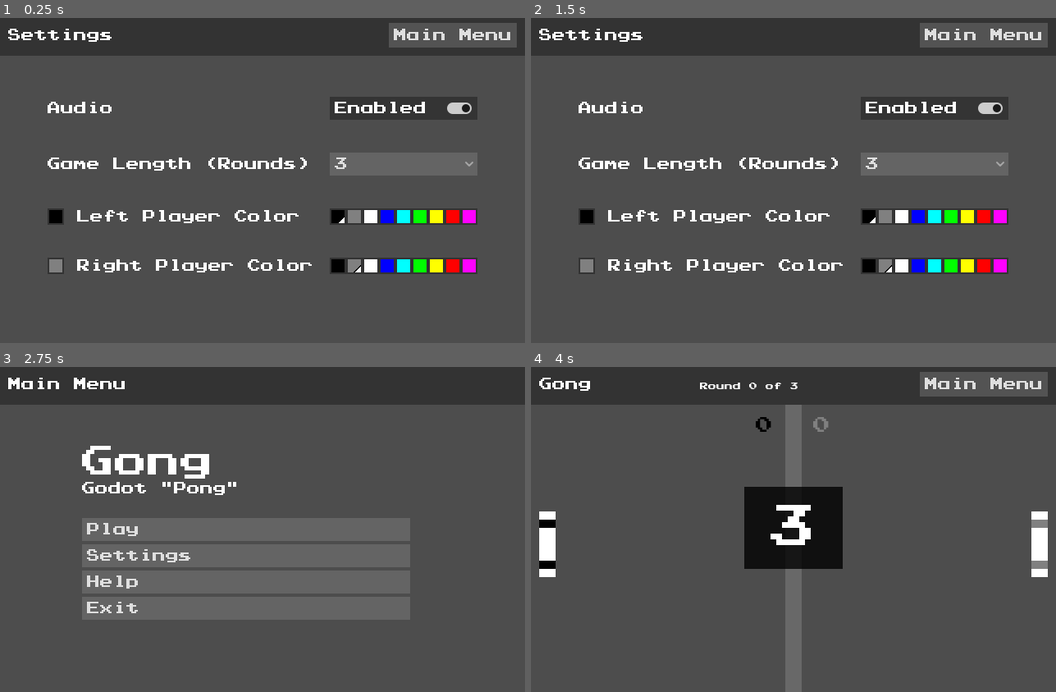
Above: before the commit, frames 1-4 (two rows, left to right).
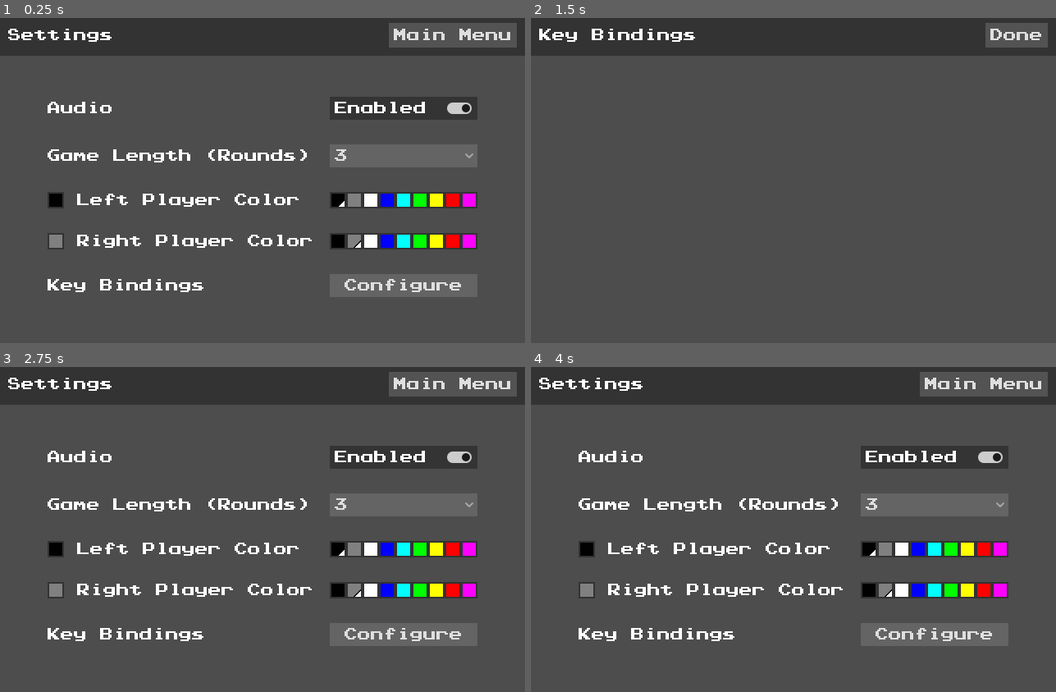
Above: after the commit, the same moments.

Repository: omniuni/Godot_Pong_Gong
Game: Godot game, scene res://Scenes/screen_settings.tscn
The game is run twice, just before and just after one commit, with the same random seed, the same clock (stepped at 60 frames per second) and the same inputs. This scene is started directly instead of the project's main scene.
Inputs (mouse positions are in pixels of both pictures, inside the frame that each line leads up to):
- Up to frame 1 (0.25 s): no input
- Up to frame 2 (1.5 s): click (867, 216) at 0.52 s; click (935, 284) at 1.25 s, where only the run after the commit has a clickable "Configure"
- Up to frame 3 (2.75 s): click (483, 383) at 2 s, where only the run after the commit has a clickable "Done"
- Up to frame 4 (4 s): click (777, 529) at 2.75 s, where only the run before the commit has a clickable "Play"; click (877, 383) at 3.5 s, where only the run before the commit has a clickable "+Ball"

The runs differ from the first frame. In frame 1, 10% of the frame differs, in the area x 9-91%, y 40-85%; in frame 2, 8.5%; in frame 3, 12%; in frame 4, 16%, in the area x 1-99%, y 3-100%.

Commit message:
add key bindings screen

Diff:
--- /dev/null
+++ b/Scenes/screen_bindings.tscn
@@ -0,0 +1,21 @@
+[gd_scene load_steps=3 format=3 uid="uid://bn4l27ughu31f"]
+
+[ext_resource type="Script" uid="uid://c2ptecjbn0atj" path="res://Scripts/screen_bindings.gd" id="1_u01nx"]
+[ext_resource type="PackedScene" uid="uid://bmt4wtrc1jkls" path="res://Scenes/ui_bar_top.tscn" id="2_a8bjm"]
+
+[node name="ScreenBindings" type="Control"]
+layout_mode = 3
+anchors_preset = 15
+anchor_right = 1.0
+anchor_bottom = 1.0
+grow_horizontal = 2
+grow_vertical = 2
+script = ExtResource("1_u01nx")
+
+[node name="BarTop" parent="." instance=ExtResource("2_a8bjm")]
+layout_mode = 1
+Title = "Key Bindings"
+Show_Menu_Button = false
+Action_Two = "Done"
+
+[connection signal="On_Secondary_Action" from="BarTop" to="." method="_on_bar_top_on_secondary_action"]
--- a/Scenes/screen_settings.tscn
+++ b/Scenes/screen_settings.tscn
@@ -33,7 +33,7 @@
 layout_mode = 2
 size_flags_horizontal = 0
 theme_override_constants/h_separation = 20
-theme_override_constants/v_separation = 40
+theme_override_constants/v_separation = 30
 columns = 2
 
 [node name="AudioLabel" type="Label" parent="CenterContainer/GridContainer"]
@@ -96,7 +96,16 @@
 Swatch_Colors = Array[Color]([Color(0, 0, 0, 1), Color(0.5, 0.5, 0.5, 1), Color(1, 1, 1, 1), Color(0, 0, 1, 1), Color(0, 1, 1, 1), Color(0, 1, 0, 1), Color(1, 1, 0, 1), Color(1, 0, 0, 1), Color(1, 0, 1, 1)])
 Selected_Color = Color(0.5, 0.5, 0.5, 1)
 
+[node name="Label" type="Label" parent="CenterContainer/GridContainer"]
+layout_mode = 2
+text = "Key Bindings"
+
+[node name="ButtonKBConfigure" type="Button" parent="CenterContainer/GridContainer"]
+layout_mode = 2
+text = "Configure"
+
 [connection signal="toggled" from="CenterContainer/GridContainer/AudioCheck" to="." method="_on_audio_check_toggled"]
 [connection signal="item_selected" from="CenterContainer/GridContainer/OptionGameRounds" to="." method="_on_option_game_rounds_item_selected"]
 [connection signal="On_Color_Selected" from="CenterContainer/GridContainer/ItemColorListP1" to="." method="_on_item_color_list_p_1_on_color_selected"]
 [connection signal="On_Color_Selected" from="CenterContainer/GridContainer/ItemColorListP2" to="." method="_on_item_color_list_p_2_on_color_selected"]
+[connection signal="pressed" from="CenterContainer/GridContainer/ButtonKBConfigure" to="." method="_on_button_kb_configure_pressed"]
--- a/Scripts/scenes.gd
+++ b/Scripts/scenes.gd
@@ -3,10 +3,11 @@
 ## This is a helper script for scene navigation.
 ## It efficiently preloads, laods, and navigates between scenes.
 
-var menu = preload("res://Scenes/screen_menu.tscn")
-var app = preload("res://Scenes/screen_main.tscn")
-var settings = preload("res://Scenes/screen_settings.tscn")
-var help = preload("res://Scenes/screen_help.tscn")
+var menu = load("res://Scenes/screen_menu.tscn")
+var app = load("res://Scenes/screen_main.tscn")
+var settings = load("res://Scenes/screen_settings.tscn")
+var help = load("res://Scenes/screen_help.tscn")
+var bindings = load("res://Scenes/screen_bindings.tscn")
 
 func change_to(tree: SceneTree, target: Resource):
 	var currentScene = tree.current_scene
--- /dev/null
+++ b/Scripts/screen_bindings.gd
@@ -0,0 +1,5 @@
+extends Control
+
+func _on_bar_top_on_secondary_action() -> void:
+	Scenes.change_to(get_tree(), Scenes.settings)
+	pass
--- a/Scripts/screen_settings.gd
+++ b/Scripts/screen_settings.gd
@@ -68,3 +68,8 @@
 	if ui_setup_complete:
 		Beeper.play_ui()
 	pass
+
+func _on_button_kb_configure_pressed() -> void:
+	Beeper.play_ui()
+	Scenes.change_to(get_tree(), Scenes.bindings)
+	pass
Not shown, added: Scripts/screen_bindings.gd.uid
